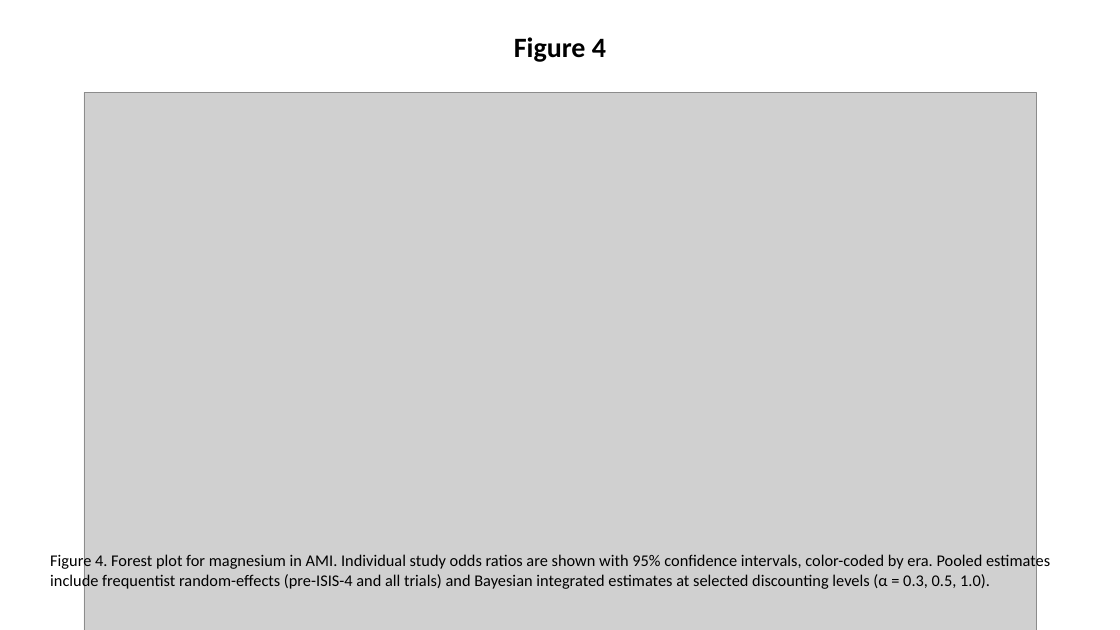
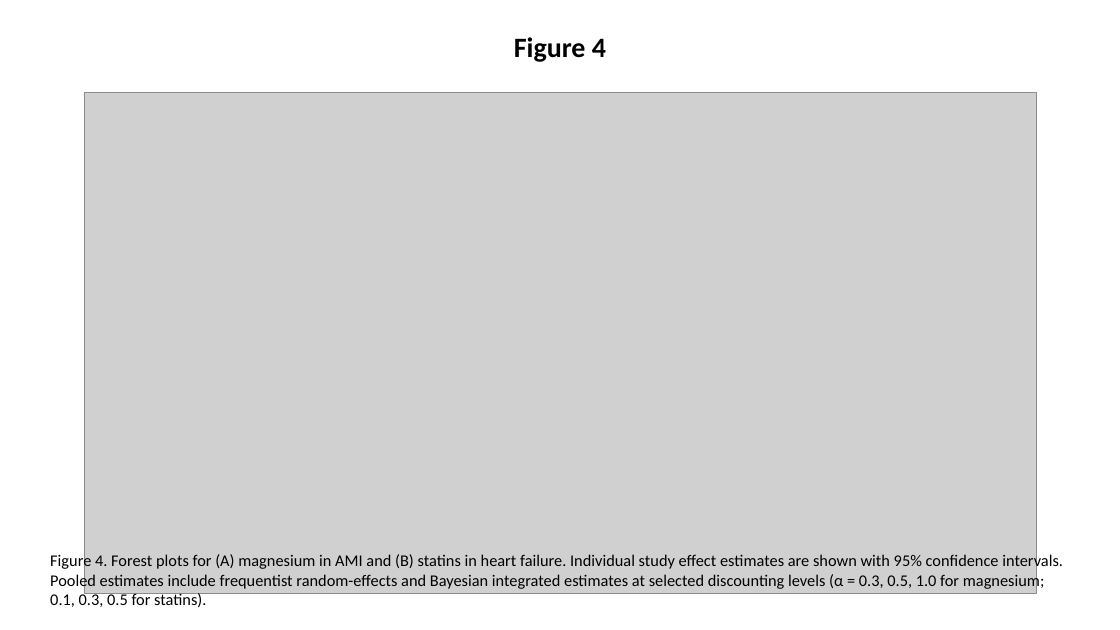
Before and after one commit to bougtoir/kotha-rct-decomposition, a slide deck: slide 4 of rct-decomposition/KOTHA_Framework_CCTC_figures.pptx. Drawn at 1120x630 pixels with LibreOffice and Linux fonts; fonts in the diff are those of the drawing; grey boxes stand for pictures. Boxes give left, top, right and bottom in pixels: in the first picture for what was removed or moved away, otherwise in the second. Text is boxed around its words. In the diff, an @@ line names an element or a change of style, - is before the commit and + after.

```diff
--- a/rct-decomposition/KOTHA_Framework_CCTC_figures.pptx
+++ b/rct-decomposition/KOTHA_Framework_CCTC_figures.pptx
@@ picture: place and size @@
-picture at [84,92,1036,630]
+picture at [84,92,1036,593]
@@ text at [50,553,1063,607]: text changed @@
-Figure 4. Forest plot for magnesium in AMI. Individual study odds ratios are shown with 95% confidence intervals, color-coded by era. Pooled estimates include frequentist random-effects (pre-ISIS-4 and all trials) and Bayesian integrated estimates at selected discounting levels (α = 0.3, 0.5, 1.0).
+Figure 4. Forest plots for (A) magnesium in AMI and (B) statins in heart failure. Individual study effect estimates are shown with 95% confidence intervals. Pooled estimates include frequentist random-effects and Bayesian integrated estimates at selected discounting levels (α = 0.3, 0.5, 1.0 for magnesium; 0.1, 0.3, 0.5 for statins).
```
Also in this commit, not shown: 2 other slides changed, 1 slide removed, 16 other files.
